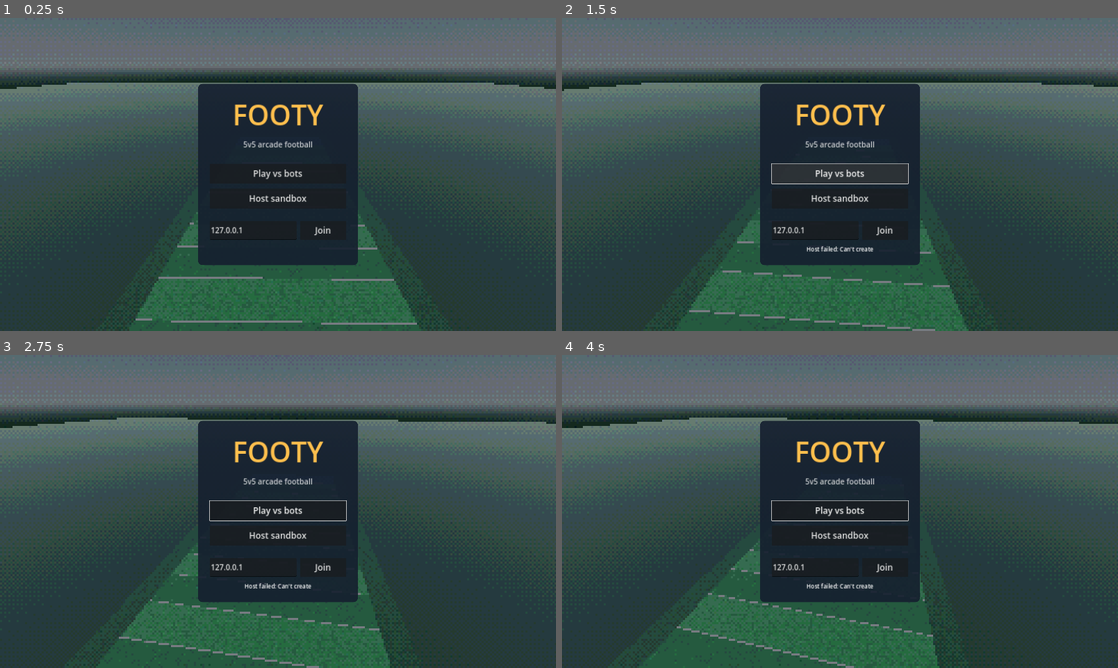
Above: before the commit, frames 1-4 (two rows, left to right).
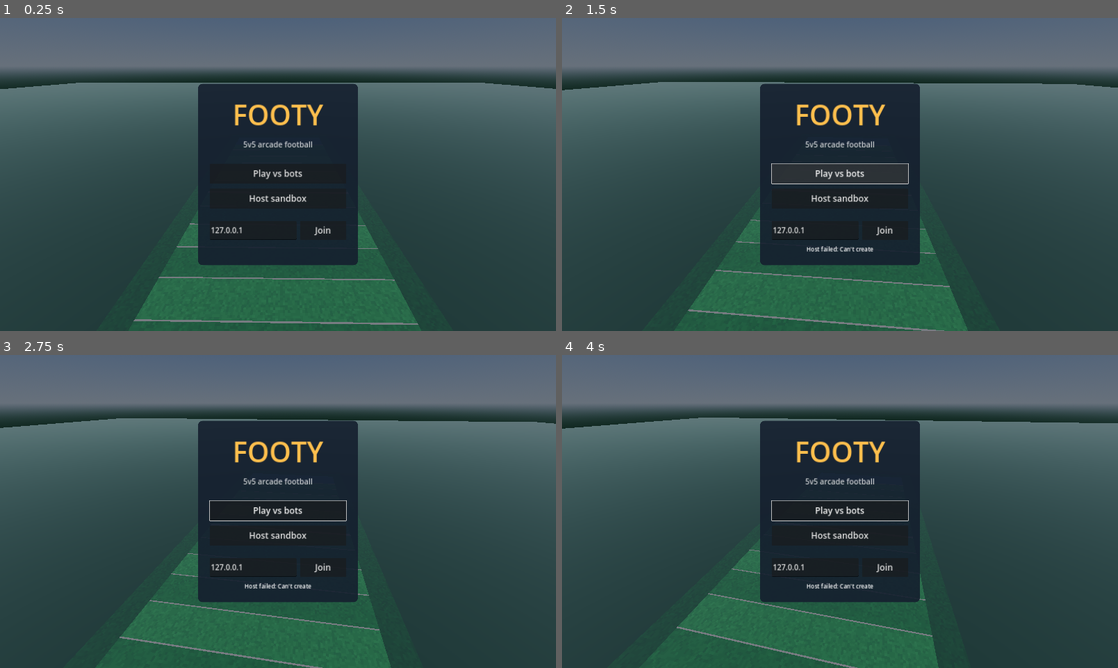
Above: after the commit, the same moments.

Repository: BusherBridi/footy
Game: Godot game, scene res://game/main.tscn
Same seed, same stepped clock (60 frames per second), same inputs: the game is played once before the commit and once after it.
Inputs (mouse positions are in pixels of both pictures, inside the frame that each line leads up to):
- Up to frame 1 (0.25 s): no input
- Up to frame 2 (1.5 s): click "Play vs bots" at 0.5 s; click "Play vs bots" at 1.25 s
- Up to frame 3 (2.75 s): tap Enter at 2 s; move the mouse to (400, 495) at 2.02 s; hold D (move_right) from 2.03 s (still down); tap B (add_bot) at 2.1 s; click (400, 495) at 2.17 s
- Up to frame 4 (4 s): release D (move_right) at 2.75 s; drag from (728, 527) to (812, 574) at 2.77 s; move the mouse to (895, 442) at 3.52 s; hold D (move_right) from 3.53 s (still down); hold Right mouse button (aim) from 3.53 s (still down)

The runs differ from the first frame. In frame 1, 0.4% of the frame differs, in the area x 1-100%, y 20-100%; in frame 2, 0.5%, in the area x 0-100%, y 20-100%; in frame 3, 0.5%; in frame 4, 0.5%.

Commit message:
Look: baseline (lighting, no filter) is the default
None of the retro filters stuck, so the game starts on the lit baseline
look. The saved look setting is renamed so earlier choices don't carry
over. The look lab (F7, tuning "look") stays for future experiments.

Co-Authored-By: Claude Opus 5.5 <noreply@anthropic.com>
Claude-Session: https://claude.ai/code/session_019sG5UHM1GGRNY1UxwzgmJ9

Diff:
--- a/godot/game/main.gd
+++ b/godot/game/main.gd
@@ -351,7 +351,7 @@
 		l.add_theme_constant_override("outline_size", 6)
 		l.add_theme_color_override("font_outline_color", Color(0, 0, 0, 0.85))
 	add_child(look)
-	look.apply(str(settings.get_value("game", "look", Tuning.section("look").get("default", "baseline"))))
+	look.apply(str(settings.get_value("game", "look_choice", Tuning.section("look").get("default", "baseline"))))
 	_build_menu(layer)
 	_build_hud_bits(layer)
 	_build_pause(layer)
@@ -603,7 +603,7 @@
 
 
 func _set_look(n: String) -> void:
-	_save_setting("game", "look", n)
+	_save_setting("game", "look_choice", n)
 	_look_pick.selected = look.names().find(n)
 	event_label.text = "Look: %s" % look.label(n)
 	_event_time = 2.0
--- a/godot/tuning.json
+++ b/godot/tuning.json
@@ -229,7 +229,7 @@
   },
   "look": {
     "_readme": "Look lab: res_height = game pixels down the screen (0 = full resolution), levels = colour steps per channel (0 = unlimited), dither 0-1, then a colour grade. F7 cycles looks in game.",
-    "default": "due_process",
+    "default": "baseline",
     "looks": {
       "baseline":    {"label": "Baseline (lit, no filter)"},
       "due_process": {"label": "Due Process-style", "res_height": 360, "levels": 8, "dither": 0.55, "saturation": 0.85, "contrast": 1.12, "tint": [1.0, 0.97, 0.92]},
